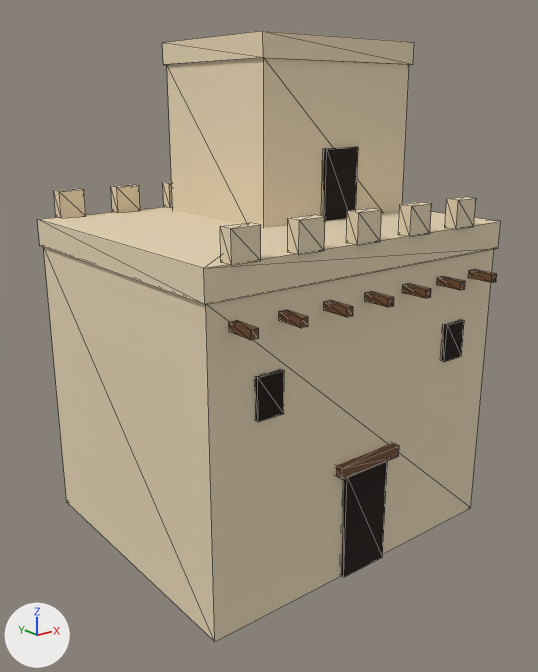
One commit to the glTF model assets/buildings/house_b.glb: the scene before it, then after it.
Camera for both pictures: a 50 mm lens placed at (-8.69, -10.74, 8.1), pointed at (-0.21, -0.13, 3.85). The lights are fixed; the arrows at lower left show +X, +Y and +Z. The picture after the commit comes second. Mesh edges are drawn as thin lines. Vertices at exactly the same position are counted once.

Script lines for the objects in view, before the commit:
```python
me_house = bpy.data.meshes.new('House')
me_house.from_pydata(...)  # 208 vertices, 312 faces; spans x -3.3..3.3, y -3.06..3.06, z 0.0..9.2
# faces by material slot: [168, 48, 96]
me_house.materials.append(mat_lime)  # beige #e6d5b5
me_house.materials.append(mat_opening)  # black #1d0f08
me_house.materials.append(mat_wood)  # brown #6e4a2c
ob_house = bpy.data.objects.new('House', me_house)
ob_house.location = (0.0, 0.0, 0.0)
```
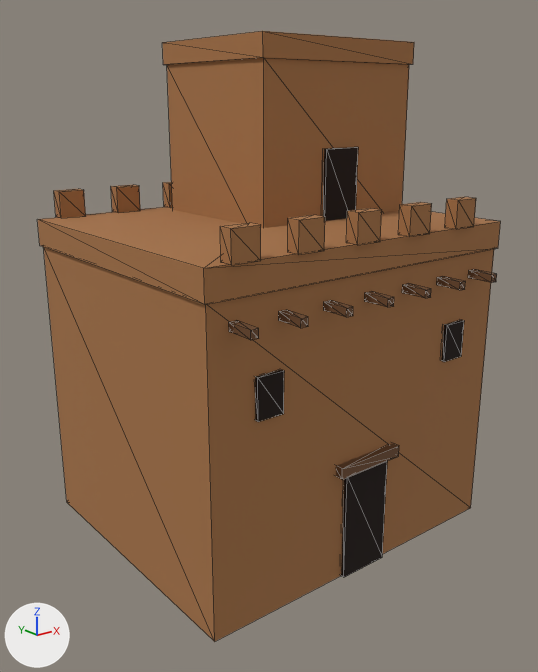
Edits to the scene script, one JSON object a line:
```json
{"op": "add", "block": "mat_mud2", "code": ["mat_mud2 = principled_material('Mud2')", "mat_mud2.base_color = (0.392, 0.175, 0.063)  # brown #a87447", "mat_mud2.roughness = 0.95"]}
{"block": "me_house", "where": "me_house.from_pydata(...)  # 208 vertices, 312 faces; spans x -3.3..3.3, y -3.06..3.06, z 0.0..9.2"}
{"block": "me_house", "where": "# used by ob_house; location = (0.0, 0.0, 0.0)"}
{"block": "me_house", "change": "me_house part 1: all 168 faces that had it switch from mat_lime (beige #e6d5b5) to mat_mud2 (brown #a87447)"}
```

Boxes [x1, y1, x2, y2] around the edits, measured in the pictures (538 x 672 px):
```json
{"part": 1, "of": "me_house", "change": "recoloured", "before": [37, 31, 501, 642], "after": [37, 31, 501, 642], "on screen": "beige to brown"}
```
